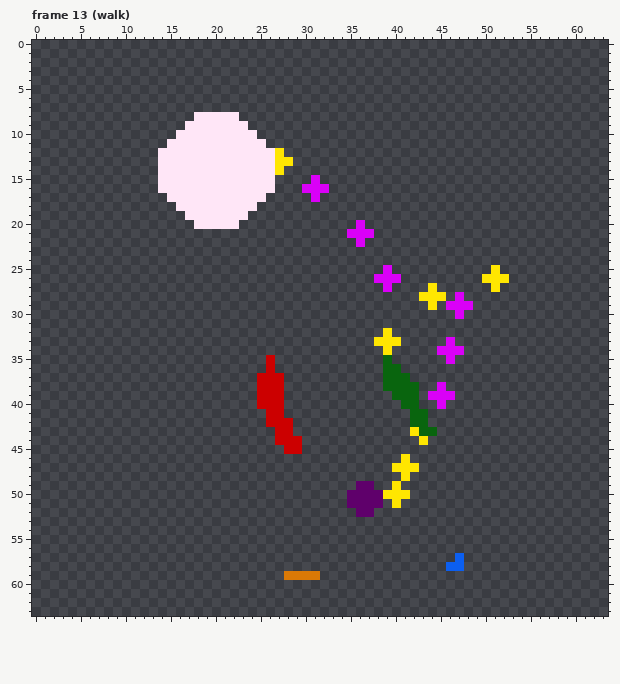
One commit to this pixel-art file: Art/Sprites/flor-malvada.ase. This is how it looked before the edit.
64x64 pixels, 16 frames. Shown: frame 13 (walk). The commit also changed other frames, which this record leaves out.
Now the later version:
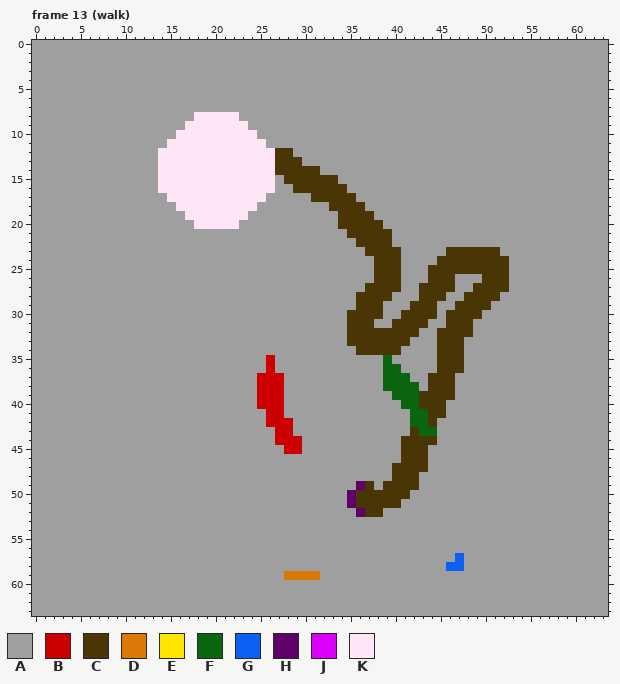
Palette (. is transparent): A #9f9f9f  B #cc0000  C #4a3504  D #da7906  E #ffe601  F #09650e  G #0c5ff0  H #5f006b  J #da00f7  K #ffe6f7
The commit says: 🎨 linha guia da coluna da florzinha
Change:
layer "Background" now shown
layer "tronco" added
layer "bolinhas/bolinhas" now hidden
layer "bolinhas/bolinhas 2" now hidden
layer "bolinhas/bolinhas 3" now hidden
layer "bolinhas/bolinhas 4" now hidden
layer "bolinhas/bolinhas 5" now hidden
Changed rows in their new state; - is an unchanged pixel.
Frame 13 (walk):
first column x 0:
 0 AAAAAAAAAAAAAAAAAAAAAAAAAAAAAAAAAAAAAAAAAAAAAAAAAAAAAAAAAAAAAAAA
 1 AAAAAAAAAAAAAAAAAAAAAAAAAAAAAAAAAAAAAAAAAAAAAAAAAAAAAAAAAAAAAAAA
 2 AAAAAAAAAAAAAAAAAAAAAAAAAAAAAAAAAAAAAAAAAAAAAAAAAAAAAAAAAAAAAAAA
 3 AAAAAAAAAAAAAAAAAAAAAAAAAAAAAAAAAAAAAAAAAAAAAAAAAAAAAAAAAAAAAAAA
 4 AAAAAAAAAAAAAAAAAAAAAAAAAAAAAAAAAAAAAAAAAAAAAAAAAAAAAAAAAAAAAAAA
 5 AAAAAAAAAAAAAAAAAAAAAAAAAAAAAAAAAAAAAAAAAAAAAAAAAAAAAAAAAAAAAAAA
 6 AAAAAAAAAAAAAAAAAAAAAAAAAAAAAAAAAAAAAAAAAAAAAAAAAAAAAAAAAAAAAAAA
 7 AAAAAAAAAAAAAAAAAAAAAAAAAAAAAAAAAAAAAAAAAAAAAAAAAAAAAAAAAAAAAAAA
 8 AAAAAAAAAAAAAAAAAA-----AAAAAAAAAAAAAAAAAAAAAAAAAAAAAAAAAAAAAAAAA
 9 AAAAAAAAAAAAAAAAA-------AAAAAAAAAAAAAAAAAAAAAAAAAAAAAAAAAAAAAAAA
10 AAAAAAAAAAAAAAAA---------AAAAAAAAAAAAAAAAAAAAAAAAAAAAAAAAAAAAAAA
11 AAAAAAAAAAAAAAA-----------AAAAAAAAAAAAAAAAAAAAAAAAAAAAAAAAAAAAAA
12 AAAAAAAAAAAAAA-------------CCAAAAAAAAAAAAAAAAAAAAAAAAAAAAAAAAAAA
13 AAAAAAAAAAAAAA-------------CCCAAAAAAAAAAAAAAAAAAAAAAAAAAAAAAAAAA
14 AAAAAAAAAAAAAA-------------CCCCCAAAAAAAAAAAAAAAAAAAAAAAAAAAAAAAA
15 AAAAAAAAAAAAAA-------------ACCCCCCAAAAAAAAAAAAAAAAAAAAAAAAAAAAAA
16 AAAAAAAAAAAAAA-------------AACCCCCCAAAAAAAAAAAAAAAAAAAAAAAAAAAAA
17 AAAAAAAAAAAAAAA-----------AAAAACCCCCAAAAAAAAAAAAAAAAAAAAAAAAAAAA
18 AAAAAAAAAAAAAAAA---------AAAAAAAACCCCAAAAAAAAAAAAAAAAAAAAAAAAAAA
19 AAAAAAAAAAAAAAAAA-------AAAAAAAAAACCCCAAAAAAAAAAAAAAAAAAAAAAAAAA
20 AAAAAAAAAAAAAAAAAA-----AAAAAAAAAAACCCCCAAAAAAAAAAAAAAAAAAAAAAAAA
21 AAAAAAAAAAAAAAAAAAAAAAAAAAAAAAAAAAACCCCCAAAAAAAAAAAAAAAAAAAAAAAA
22 AAAAAAAAAAAAAAAAAAAAAAAAAAAAAAAAAAAACCCCAAAAAAAAAAAAAAAAAAAAAAAA
23 AAAAAAAAAAAAAAAAAAAAAAAAAAAAAAAAAAAAACCCCAAAAACCCCCCAAAAAAAAAAAA
24 AAAAAAAAAAAAAAAAAAAAAAAAAAAAAAAAAAAAAACCCAAAACCCCCCCCAAAAAAAAAAA
25 AAAAAAAAAAAAAAAAAAAAAAAAAAAAAAAAAAAAAACCCAAACCCCCCCCCAAAAAAAAAAA
26 AAAAAAAAAAAAAAAAAAAAAAAAAAAAAAAAAAAAAACCCAAACCCAAACCCAAAAAAAAAAA
27 AAAAAAAAAAAAAAAAAAAAAAAAAAAAAAAAAAAAACCCCAACCCCAACCCCAAAAAAAAAAA
28 AAAAAAAAAAAAAAAAAAAAAAAAAAAAAAAAAAAACCCCAAACCCAACCCCAAAAAAAAAAAA
29 AAAAAAAAAAAAAAAAAAAAAAAAAAAAAAAAAAAACCCAAACCCAACCCCAAAAAAAAAAAAA
30 AAAAAAAAAAAAAAAAAAAAAAAAAAAAAAAAAAACCCCAACCCCACCCCAAAAAAAAAAAAAA
31 AAAAAAAAAAAAAAAAAAAAAAAAAAAAAAAAAAACCCAACCCCAACCCAAAAAAAAAAAAAAA
32 AAAAAAAAAAAAAAAAAAAAAAAAAAAAAAAAAAACCCCCCCCAACCCCAAAAAAAAAAAAAAA
33 AAAAAAAAAAAAAAAAAAAAAAAAAAAAAAAAAAACCCCCCCAAACCCAAAAAAAAAAAAAAAA
34 AAAAAAAAAAAAAAAAAAAAAAAAAAAAAAAAAAAACCCCCAAAACCCAAAAAAAAAAAAAAAA
35 AAAAAAAAAAAAAAAAAAAAAAAAAA-AAAAAAAAAAAA-AAAAACCCAAAAAAAAAAAAAAAA
36 AAAAAAAAAAAAAAAAAAAAAAAAAA-AAAAAAAAAAAA--AAAACCCAAAAAAAAAAAAAAAA
37 AAAAAAAAAAAAAAAAAAAAAAAAA---AAAAAAAAAAA---AACCCAAAAAAAAAAAAAAAAA
38 AAAAAAAAAAAAAAAAAAAAAAAAA---AAAAAAAAAAA----ACCCAAAAAAAAAAAAAAAAA
39 AAAAAAAAAAAAAAAAAAAAAAAAA---AAAAAAAAAAAA---CCCCAAAAAAAAAAAAAAAAA
40 AAAAAAAAAAAAAAAAAAAAAAAAA---AAAAAAAAAAAAA--CCCAAAAAAAAAAAAAAAAAA
41 AAAAAAAAAAAAAAAAAAAAAAAAAA--AAAAAAAAAAAAAA--CCAAAAAAAAAAAAAAAAAA
42 AAAAAAAAAAAAAAAAAAAAAAAAAA---AAAAAAAAAAAAA--CAAAAAAAAAAAAAAAAAAA
43 AAAAAAAAAAAAAAAAAAAAAAAAAAA--AAAAAAAAAAAAAC--AAAAAAAAAAAAAAAAAAA
44 AAAAAAAAAAAAAAAAAAAAAAAAAAA---AAAAAAAAAAACCCCAAAAAAAAAAAAAAAAAAA
45 AAAAAAAAAAAAAAAAAAAAAAAAAAAA--AAAAAAAAAAACCCAAAAAAAAAAAAAAAAAAAA
46 AAAAAAAAAAAAAAAAAAAAAAAAAAAAAAAAAAAAAAAAACCCAAAAAAAAAAAAAAAAAAAA
47 AAAAAAAAAAAAAAAAAAAAAAAAAAAAAAAAAAAAAAAACCCCAAAAAAAAAAAAAAAAAAAA
48 AAAAAAAAAAAAAAAAAAAAAAAAAAAAAAAAAAAAAAAACCCAAAAAAAAAAAAAAAAAAAAA
49 AAAAAAAAAAAAAAAAAAAAAAAAAAAAAAAAAAAA-CACCCCAAAAAAAAAAAAAAAAAAAAA
50 AAAAAAAAAAAAAAAAAAAAAAAAAAAAAAAAAAA-CCCCCCAAAAAAAAAAAAAAAAAAAAAA
51 AAAAAAAAAAAAAAAAAAAAAAAAAAAAAAAAAAA-CCCCCAAAAAAAAAAAAAAAAAAAAAAA
52 AAAAAAAAAAAAAAAAAAAAAAAAAAAAAAAAAAAA-CCAAAAAAAAAAAAAAAAAAAAAAAAA
53 AAAAAAAAAAAAAAAAAAAAAAAAAAAAAAAAAAAAAAAAAAAAAAAAAAAAAAAAAAAAAAAA
54 AAAAAAAAAAAAAAAAAAAAAAAAAAAAAAAAAAAAAAAAAAAAAAAAAAAAAAAAAAAAAAAA
55 AAAAAAAAAAAAAAAAAAAAAAAAAAAAAAAAAAAAAAAAAAAAAAAAAAAAAAAAAAAAAAAA
56 AAAAAAAAAAAAAAAAAAAAAAAAAAAAAAAAAAAAAAAAAAAAAAAAAAAAAAAAAAAAAAAA
57 AAAAAAAAAAAAAAAAAAAAAAAAAAAAAAAAAAAAAAAAAAAAAAA-AAAAAAAAAAAAAAAA
58 AAAAAAAAAAAAAAAAAAAAAAAAAAAAAAAAAAAAAAAAAAAAAA--AAAAAAAAAAAAAAAA
59 AAAAAAAAAAAAAAAAAAAAAAAAAAAA----AAAAAAAAAAAAAAAAAAAAAAAAAAAAAAAA
60 AAAAAAAAAAAAAAAAAAAAAAAAAAAAAAAAAAAAAAAAAAAAAAAAAAAAAAAAAAAAAAAA
61 AAAAAAAAAAAAAAAAAAAAAAAAAAAAAAAAAAAAAAAAAAAAAAAAAAAAAAAAAAAAAAAA
62 AAAAAAAAAAAAAAAAAAAAAAAAAAAAAAAAAAAAAAAAAAAAAAAAAAAAAAAAAAAAAAAA
63 AAAAAAAAAAAAAAAAAAAAAAAAAAAAAAAAAAAAAAAAAAAAAAAAAAAAAAAAAAAAAAAA
Changed places in both pictures, as pixel boxes (x1, y1, x2, y2):
changed: (32, 40, 608, 616)
